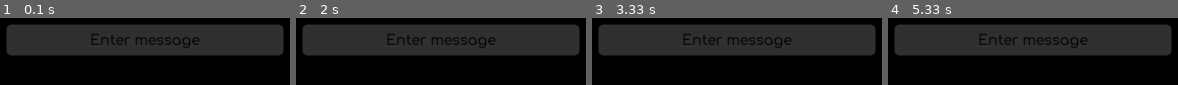
Above: before the commit, frames 1-4 (left to right).
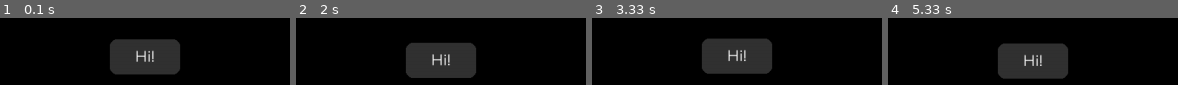
Above: after the commit, the same moments.

Repository: marcypotter16/pygame-template
Game: pygame game, started from main.py
Same seed, same stepped clock (60 frames per second), same inputs: the game is played once before the commit and once after it.
Inputs (mouse positions are in pixels of both pictures, inside the frame that each line leads up to):
- Up to frame 1 (0.1 s): no input
- Up to frame 2 (2 s): hold D 0.33-0.8 s; move the mouse to (406, 62) at 0.37 s
- Up to frame 3 (3.33 s): no input
- Up to frame 4 (5.33 s): no input

The runs differ from the first frame. In frame 1, 44% of the frame differs, in the area x 2-98%, y 10-84%; in frame 2, 46%; in frame 3, 43%; in frame 4, 46%, in the area x 2-98%, y 10-92%.

Commit message:
Implement BlankState with a label that moves with a sine wave

Diff:
--- /dev/null
+++ b/States/BlankState.py
@@ -0,0 +1,19 @@
+from States.State import State
+from UI.Label import Label
+from math import sin
+from time import time
+
+class BlankState(State):
+	def __init__(self, game, msg=None, layer="foreground"):
+		super().__init__(game, msg, layer)
+
+		self.label = Label(self.canvas, center=self.game.SCREEN_CENTER, text="Hi!", width=100, height=50, fg_color=(255, 255, 255))
+
+	def render(self, surface):
+		super().render(surface)
+
+	def update(self, delta_time):
+		super().update(delta_time)
+
+		# Move the label with sine wave
+		self.label.rect.y = self.game.SCREEN_CENTER[1] + 5 * sin(time() * 2)
--- a/States/LobbyState.py
+++ /dev/null
@@ -1,20 +0,0 @@
-from pygame import Surface
-from States.State import State
-from UI.Entry import Entry
-
-class LobbyState(State):
-	def __init__(self, game, msg=None, layer="foreground"):
-		super().__init__(game, msg, layer)
-
-		# Create UI elements
-		# self.msg_label: Label = Label(self, center=(self.game.width // 2, self.game.height // 2 - 100), text="Enter message", font_size=40)
-		self.msg_entry: Entry = Entry(self.canvas, center=(self.game.GAME_W // 2, self.game.GAME_H // 2), width=400, height=50, placeholder="Enter message", corner_radius=10, is_password=False)
-		self.msg_entry.set_enter_key_callback(lambda: print("Enter key pressed"))
-		# Add UI elements to the canvas
-		# self.canvas.add_child(self.msg_entry)
-
-	def render(self, surface: Surface):
-		return super().render(surface)
-
-	def update(self, dt: float):
-		return super().update(dt)
--- a/UI/Label.py
+++ b/UI/Label.py
@@ -11,4 +11,5 @@
         super().__init__(parent, x, y, center, width, height, bg_color, fg_color, text, corner_radius)
 
     def render(self, surface: pygame.Surface):
+        super().render(surface)
         draw_centered_text(self.game.font_medium, surface, self.text, self.fg_color, self.rect)
--- a/main.py
+++ b/main.py
@@ -1,6 +1,6 @@
 from Game import Game
-from States.LobbyState import LobbyState
+from States.BlankState import BlankState
 
 g: Game = Game()
-g.load_state(LobbyState(g))
+g.load_state(BlankState(g))
 g.game_loop()
Not shown, added: pygame template.code-workspace
